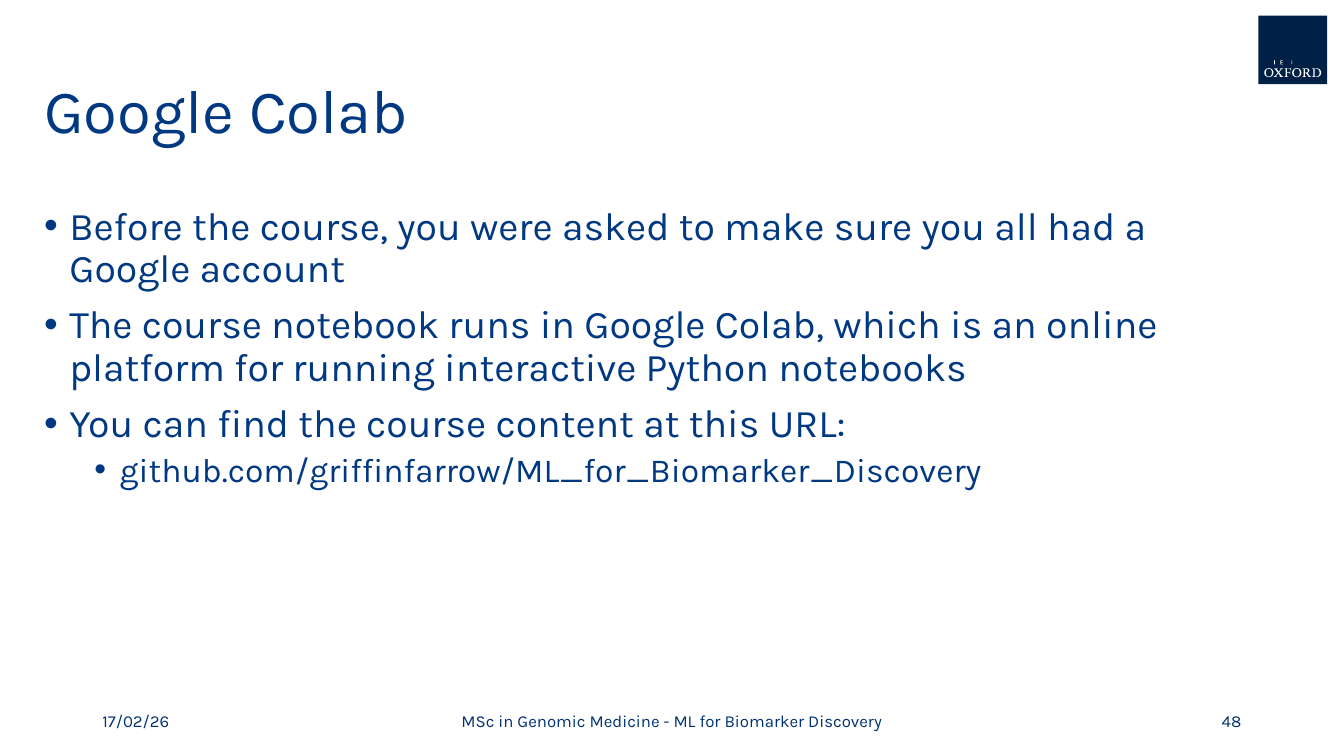
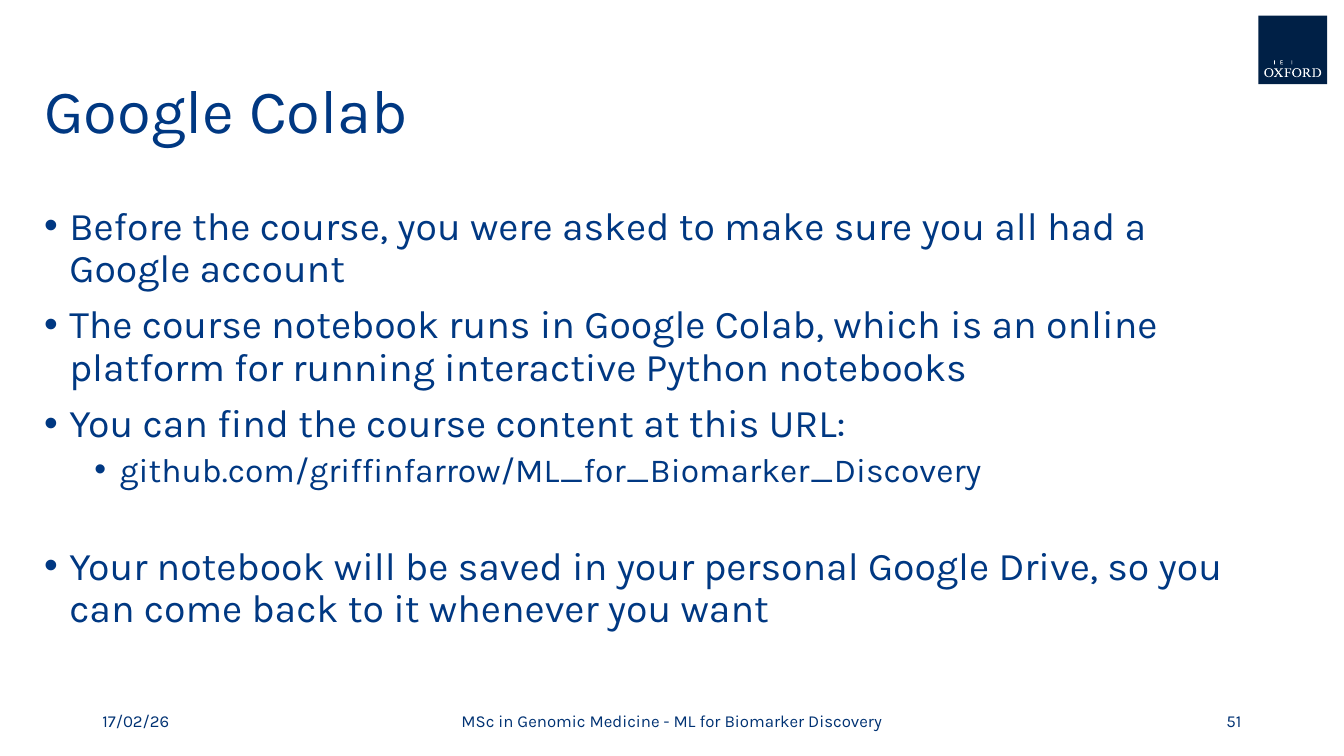
Before and after one commit to griffinfarrow/ML_for_Biomarker_Discovery, a slide deck: slide 51 of ml_for_biomarker_discovery.pptx (slide 48 before the commit). Drawn at 1344x756 pixels with LibreOffice and Linux fonts; fonts in the diff are those of the drawing; background and template pictures are left out. Boxes give left, top, right and bottom in pixels: in the first picture for what was removed or moved away, otherwise in the second. Text is boxed around its words. In the diff, an @@ line names an element or a change of style, - is before the commit and + after.

```diff
--- a/ml_for_biomarker_discovery.pptx
+++ b/ml_for_biomarker_discovery.pptx
@@ text at bbox=[69, 553, 1222, 632]: paragraph added @@
+• Your notebook will be saved in your personal Google Drive, so you can come back to it whenever you want
@@ page number at bbox=[1226, 716, 1241, 727]: text changed @@
-48
+51
```
Also in this commit, not shown: 4 other slides changed, 3 slides added.
